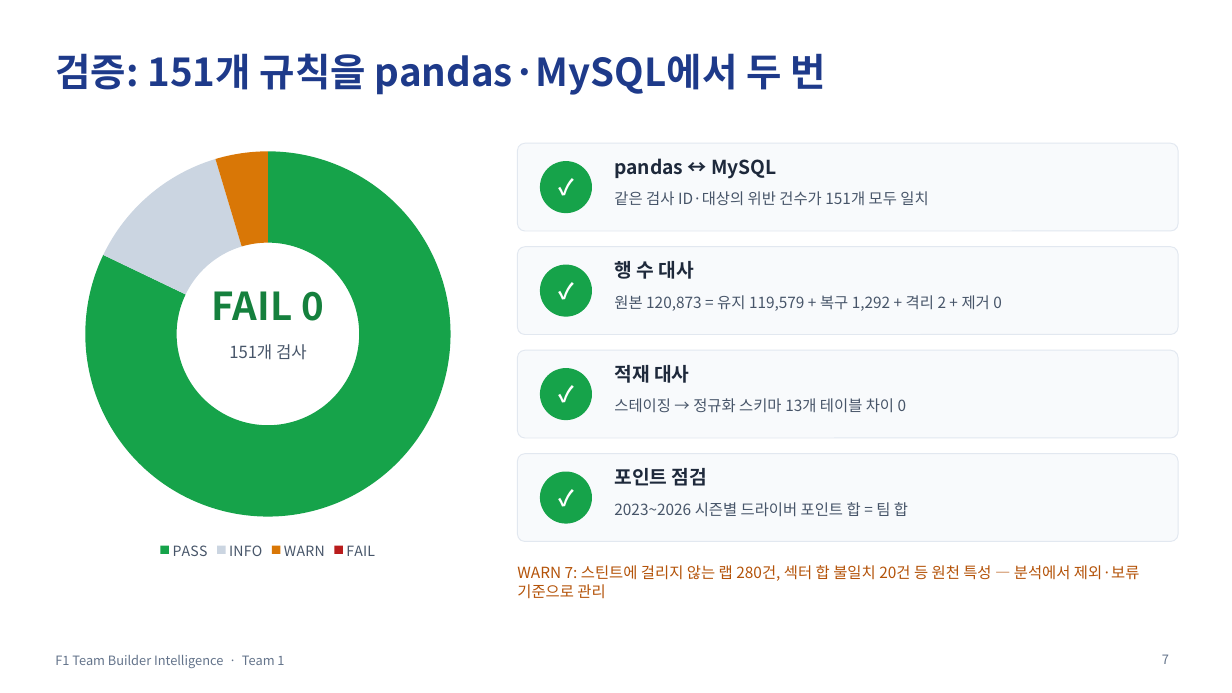
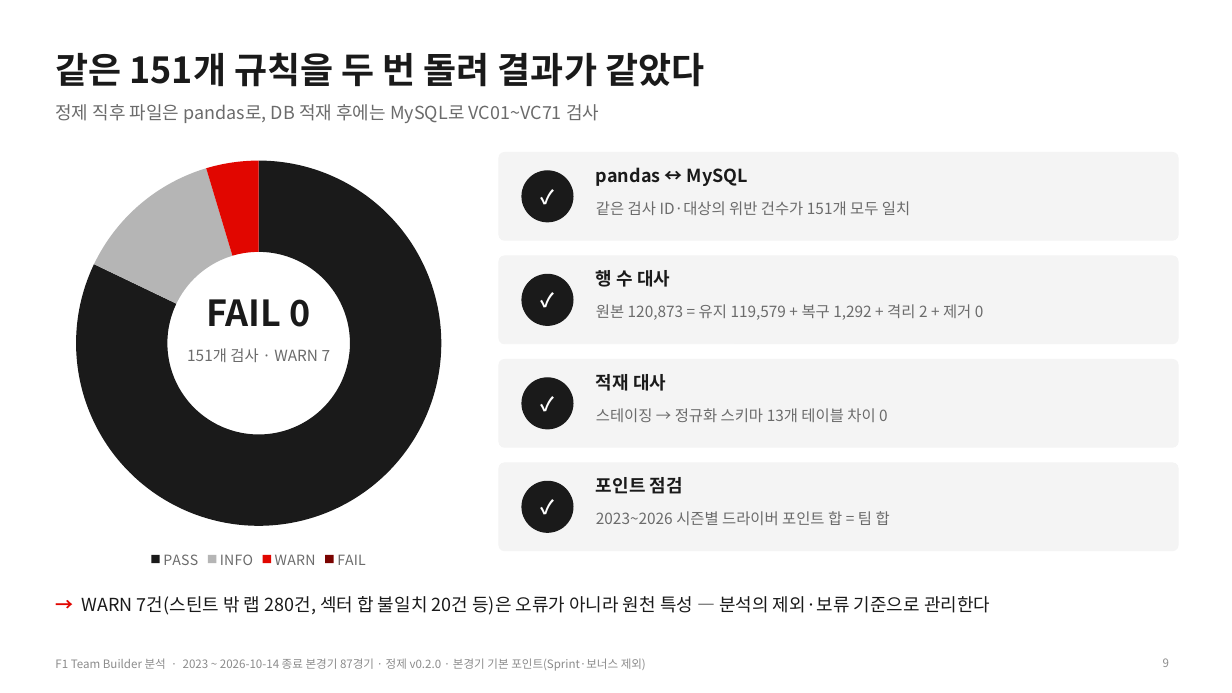
Before and after one commit to encore-ai-campus/mlo-02-p2-team1, a slide deck: slide 9 of docs/F1_TeamBuilder_발표자료.pptx (slide 7 before the commit). Drawn at 1232x693 pixels with LibreOffice and Linux fonts; fonts in the diff are those of the drawing. Boxes give left, top, right and bottom in pixels: in the first picture for what was removed or moved away, otherwise in the second. Text is boxed around its words. In the diff, an @@ line names an element or a change of style, - is before the commit and + after.

```diff
--- a/docs/F1_TeamBuilder_발표자료.pptx
+++ b/docs/F1_TeamBuilder_발표자료.pptx
@@ title at (x1=55, y1=52, x2=704, y2=87): text changed; size 30 to 28 pt; text colour #1E3A8A to #1A1A1A @@
-검증: 151개 규칙을 pandas·MySQL에서 두 번
+같은 151개 규칙을 두 번 돌려 결과가 같았다
@@ text added at (x1=55, y1=104, x2=599, y2=123), 14 pt, text #6B6B6B @@
+정제 직후 파일은 pandas로, DB 적재 후에는 MySQL로 VC01~VC71 검사
@@ doughnut chart at (x1=55, y1=148, x2=462, y2=573) @@
@@ colours of single points changed @@
@@ legend changed @@
@@ hole size changed @@
@@ lettering changed @@
@@ doughnut chart resized from (x1=55, y1=139, x2=481, y2=564) to (x1=55, y1=148, x2=462, y2=573) @@
@@ rounded rectangle resized from (x1=518, y1=143, x2=1178, y2=231) to (x1=499, y1=152, x2=1178, y2=240) @@
@@ text "pandas ↔ MySQL" moved from (x1=614, y1=158, x2=777, y2=179) to (x1=596, y1=167, x2=748, y2=186) @@
@@ text "같은 검사 ID·대상의 위반 건수가 ..." moved from (x1=614, y1=191, x2=928, y2=205) to (x1=596, y1=201, x2=910, y2=215) @@
@@ rounded rectangle resized from (x1=518, y1=247, x2=1178, y2=335) to (x1=499, y1=256, x2=1178, y2=344) @@
@@ size 15 to 14 pt, text colour #1E293B to #1A1A1A in 4 elements at (x1=596, y1=374, x2=666, y2=391), (x1=596, y1=477, x2=683, y2=494), (x1=596, y1=167, x2=748, y2=186), (x1=596, y1=270, x2=670, y2=287) @@
@@ text "행 수 대사" moved from (x1=614, y1=261, x2=694, y2=279) to (x1=596, y1=270, x2=670, y2=287) @@
@@ text "FAIL 0" moved from (x1=212, y1=291, x2=324, y2=321) to (x1=207, y1=299, x2=311, y2=327) @@
@@ text "FAIL 0" at (x1=207, y1=299, x2=311, y2=327): size 30 to 28 pt, text colour #15803D to #1A1A1A @@
@@ 4 texts, 4 ellipses moved together from (x1=541, y1=162, x2=592, y2=523) to (x1=522, y1=171, x2=573, y2=532) @@
@@ size 17 to 15 pt in 4 elements at (x1=522, y1=378, x2=573, y2=429), (x1=522, y1=482, x2=573, y2=532), (x1=522, y1=171, x2=573, y2=222), (x1=522, y1=274, x2=573, y2=325) @@
@@ fill #16A34A to #1A1A1A; outline #16A34A 1 pt to #1A1A1A 1 pt in 4 elements at (x1=522, y1=378, x2=573, y2=429), (x1=522, y1=482, x2=573, y2=532), (x1=522, y1=171, x2=573, y2=222), (x1=522, y1=274, x2=573, y2=325) @@
@@ text colour #475569 to #6B6B6B in 4 elements at (x1=596, y1=408, x2=888, y2=422), (x1=596, y1=511, x2=890, y2=525), (x1=596, y1=201, x2=910, y2=215), (x1=596, y1=304, x2=984, y2=320) @@
@@ text "원본 120,873 = 유지 119,579 ..." moved from (x1=614, y1=295, x2=1002, y2=311) to (x1=596, y1=304, x2=984, y2=320) @@
@@ text at (x1=187, y1=348, x2=331, y2=362): text changed; size 13 to 12 pt; text colour #475569 to #6B6B6B @@
-151개 검사
+151개 검사 · WARN 7
@@ rounded rectangle resized from (x1=518, y1=350, x2=1178, y2=438) to (x1=499, y1=360, x2=1178, y2=447) @@
@@ text "적재 대사" moved from (x1=614, y1=365, x2=689, y2=383) to (x1=596, y1=374, x2=666, y2=391) @@
@@ text "스테이징 → 정규화 스키마 13개 ..." moved from (x1=614, y1=398, x2=907, y2=412) to (x1=596, y1=408, x2=888, y2=422) @@
@@ fill #F8FAFC to #F4F4F4; outline #E2E8F0 0.75 pt to #F4F4F4 0.75 pt; proportions changed in 4 elements at (x1=499, y1=360, x2=1178, y2=447), (x1=499, y1=152, x2=1178, y2=240), (x1=499, y1=256, x2=1178, y2=344), (x1=499, y1=463, x2=1178, y2=551) @@
@@ rounded rectangle resized from (x1=518, y1=454, x2=1178, y2=542) to (x1=499, y1=463, x2=1178, y2=551) @@
@@ text "포인트 점검" moved from (x1=614, y1=468, x2=707, y2=486) to (x1=596, y1=477, x2=683, y2=494) @@
@@ text "2023~2026 시즌별 드라이버 포인트 합 ..." moved from (x1=614, y1=502, x2=908, y2=516) to (x1=596, y1=511, x2=890, y2=525) @@
@@ text at (x1=82, y1=596, x2=990, y2=615): text changed; size 12 to 14 pt; text colour #B45309 to #1A1A1A @@
-WARN 7: 스틴트에 걸리지 않는 랩 280건, 섹터 합 불일치 20건 등 원천 특성 — 분석에서 제외·보류 기준으로 관리
+→ WARN 7건(스틴트 밖 랩 280건, 섹터 합 불일치 20건 등)은 오류가 아니라 원천 특성 — 분석의 제외·보류 기준으로 관리한다
@@ text removed at (x1=55, y1=655, x2=284, y2=668) @@
-F1 Team Builder Intelligence · Team 1
@@ text added at (x1=55, y1=658, x2=646, y2=671), 9 pt, text #8C8C8C @@
+F1 Team Builder 분석 · 2023 ~ 2026-10-14 종료 본경기 87경기 · 정제 v0.2.0 · 본경기 기본 포인트(Sprint·보너스 제외)
@@ page number removed at (x1=1162, y1=654, x2=1169, y2=664) @@
-7
@@ page number added at (x1=1163, y1=658, x2=1169, y2=667), 9 pt, text #8C8C8C @@
+9
```
Also in this commit, not shown: 9 other slides changed, 16 slides added, 10 slides removed, 1 other file.
